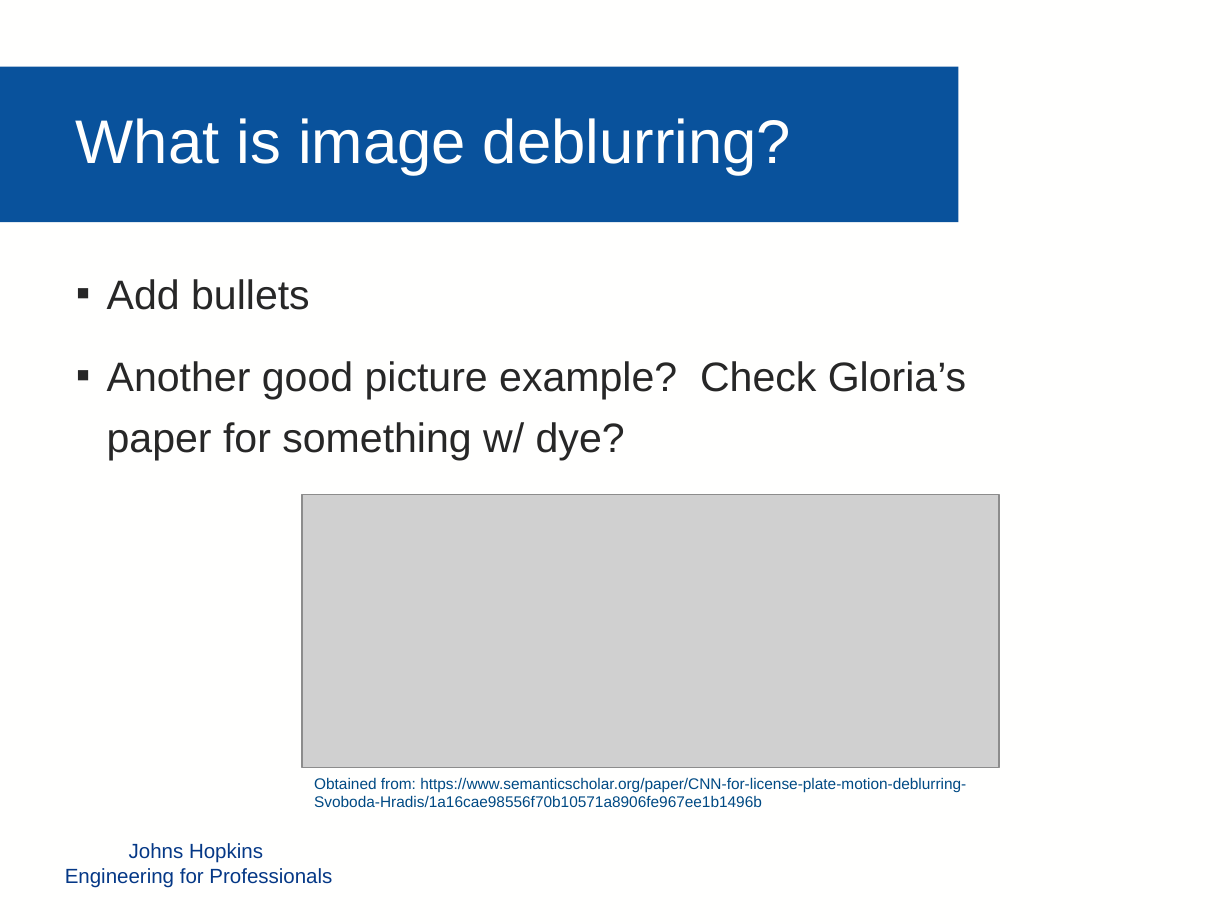
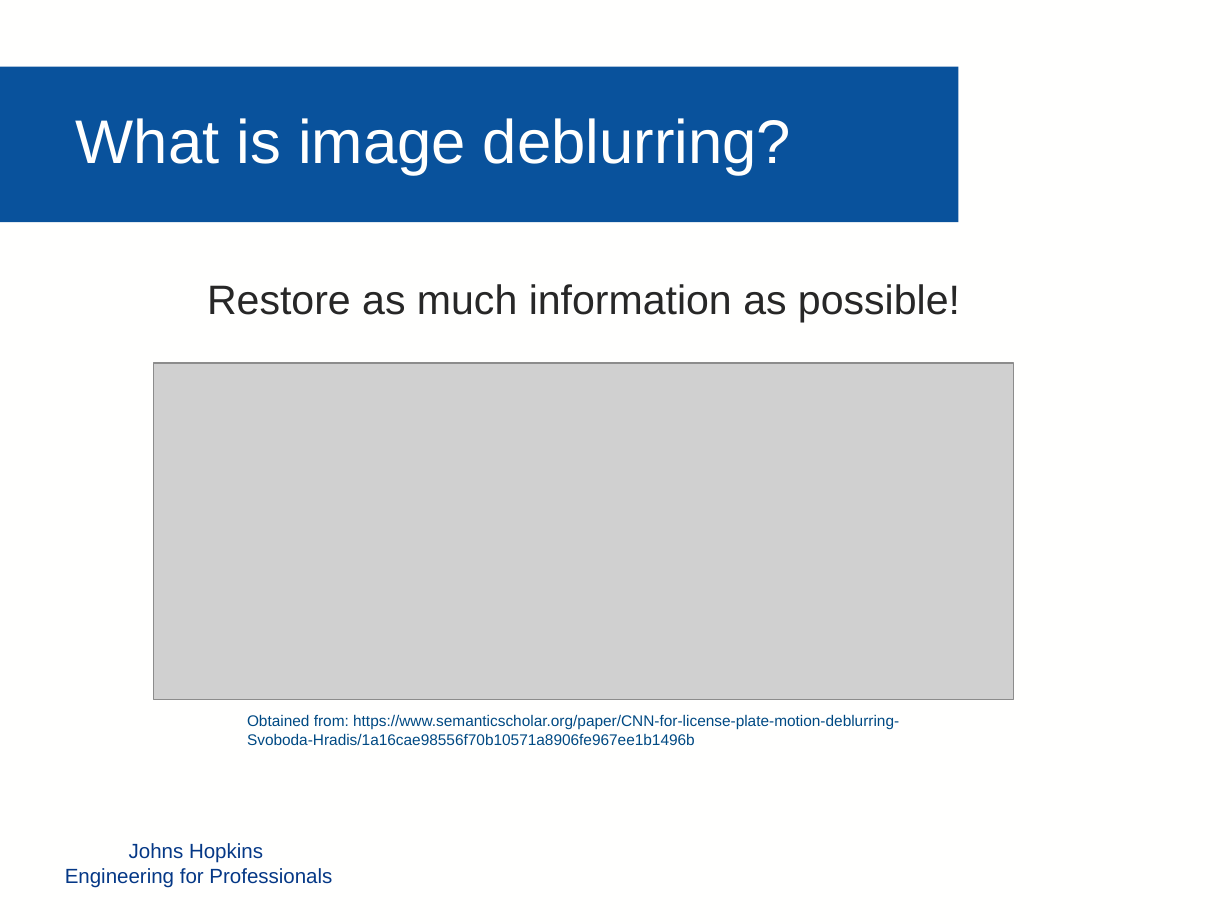
Before and after one commit to mollyn/matrixTheoryProject, a slide deck: slide 3 of Presentation/Diederich_Grassi_Nichols_PPT.pptx. Drawn at 1232x924 pixels with LibreOffice and Linux fonts; fonts in the diff are those of the drawing; grey boxes stand for pictures; background and template pictures are left out. Boxes give left, top, right and bottom in pixels: in the first picture for what was removed or moved away, otherwise in the second. Text is boxed around its words. In the diff, an @@ line names an element or a change of style, - is before the commit and + after.

```diff
--- a/Presentation/Diederich_Grassi_Nichols_PPT.pptx
+++ b/Presentation/Diederich_Grassi_Nichols_PPT.pptx
@@ text at [207, 284, 960, 322]: text changed @@
-▪ Add bullets
-▪ Another good picture example? Check Gloria’s paper for something w/ dye?
+Restore as much information as possible!
@@ picture: place and size @@
-picture at [302, 495, 999, 769]
+picture at [154, 363, 1014, 700]
@@ text "Obtained from: https://www.semanticscholar.org/paper/CNN-for ...": place and size @@
-text "Obtained from: https://www.semanticscholar.org/paper/CNN-for ..." at [314, 777, 966, 807]
+text "Obtained from: https://www.semanticscholar.org/paper/CNN-for ..." at [247, 714, 899, 745]
```
Also in this commit, not shown: 2 other slides changed, 1 other file.
